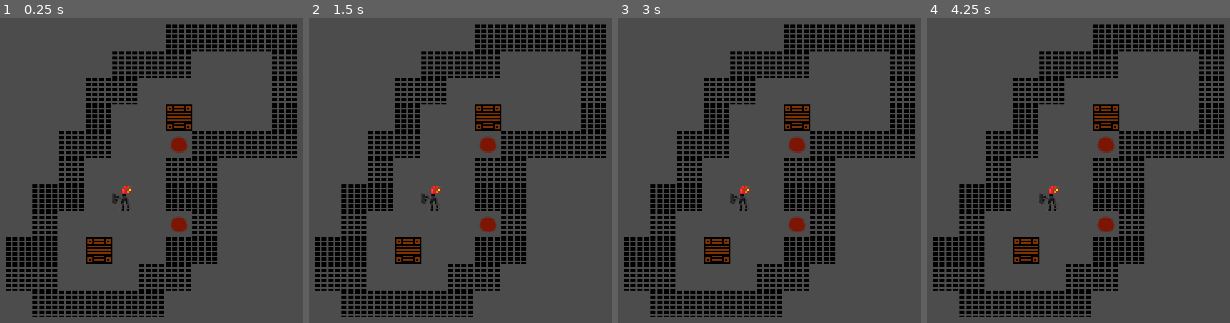
Above: before the commit, frames 1-4 (left to right).
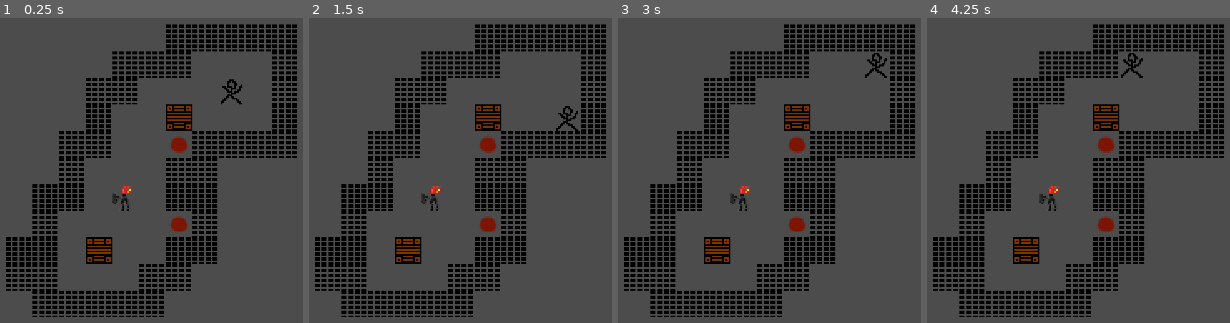
Above: after the commit, the same moments.

Repository: PPP-Club/BoxSchieben
Game: Godot game, scene res://scenen/Level.tscn
Same seed, same stepped clock (60 frames per second), same inputs: the game is played once before the commit and once after it.
Inputs:
- Up to frame 1 (0.25 s): no input
- Up to frame 2 (1.5 s): tap Enter at 0.5 s; hold Right 0.53-1.28 s; tap Space at 1.25 s; hold Down from 1.28 s (still down)
- Up to frame 3 (3 s): tap Enter at 2 s; release Down at 2.03 s; hold Right 2.03-2.78 s; tap Space at 2.75 s; hold Up from 2.78 s (still down)
- Up to frame 4 (4.25 s): tap Enter at 3.5 s; release Up at 3.53 s; hold Left from 3.53 s (still down)

The runs differ from the first frame. In frame 1, 0.2% of the frame differs, in the area x 72-80%, y 20-29%; in frame 2, 0.2%; in frame 3, 0.2%; in frame 4, 0.2%, in the area x 64-72%, y 11-20%.

Commit message:
added local multiplayer (fire = wasd; normal = arrow keys)

Diff:
--- a/scenen/Level.tscn
+++ b/scenen/Level.tscn
@@ -11,4 +11,4 @@
 tile_set = ExtResource( 1 )
 cell_size = Vector2( 16, 16 )
 format = 1
-tile_data = PoolIntArray( 65545, 3, 0, 65546, 3, 0, 65547, 3 …(79 unchanged characters)… , 3, 0, 196614, 3, 0, 196615, 3, 0, 196621, 3, 0, 262150, 3, 0, 262153, 1, 0, 26 …(460 unchanged characters)…
+tile_data = PoolIntArray( 65545, 3, 0, 65546, 3, 0, 65547, 3 …(79 unchanged characters)… , 3, 0, 196614, 3, 0, 196615, 3, 0, 196619, 0, 0, 196621, 3, 0, 262150, 3, 0, 262153, 1, 0, 26 …(460 unchanged characters)…
--- a/scenen/Spieler.tscn
+++ /dev/null
@@ -1,8 +0,0 @@
-[gd_scene load_steps=2 format=2]
-
-[ext_resource path="res://pictures/charakter.png" type="Texture" id=1]
-
-[node name="Sprite" type="Sprite"]
-position = Vector2( 42.8115, 40.433 )
-scale = Vector2( 4.15693, 4.08677 )
-texture = ExtResource( 1 )
--- a/scripts/Player.gd
+++ b/scripts/Player.gd
@@ -1,12 +1,11 @@
 extends Node2D
 
 var tilemap: TileMap
-#const waterChar = 0
-#const fireChar = 1
+const waterChar = 0
+const fireChar = 5
 
 const airChar = -1
 const boxChar = 1
-const playerChar = 5
 const finishChar = 2
 
 var charPos = []
@@ -25,18 +24,34 @@
 	pass
 
 func _input(event):
-	var oldPlayerPos = tilemap.get_used_cells_by_id(playerChar)[0]
+	var oldPlayerPosFire = tilemap.get_used_cells_by_id(fireChar)[0];
+	var oldPlayerPosWater = tilemap.get_used_cells_by_id(waterChar)[0];
 	var newPlayerPos = []
 
 	if Input.is_key_pressed(KEY_W):
-		newPlayerPos = [oldPlayerPos[0], oldPlayerPos[1] - 1]
+		newPlayerPos = [oldPlayerPosFire[0], oldPlayerPosFire[1] - 1, fireChar]
 	elif Input.is_key_pressed(KEY_S):
-		newPlayerPos = [oldPlayerPos[0], oldPlayerPos[1] + 1]
+		newPlayerPos = [oldPlayerPosFire[0], oldPlayerPosFire[1] + 1, fireChar]
 	elif Input.is_key_pressed(KEY_A):
-		newPlayerPos = [oldPlayerPos[0] - 1, oldPlayerPos[1]]
+		newPlayerPos = [oldPlayerPosFire[0] - 1, oldPlayerPosFire[1], fireChar]
 	elif Input.is_key_pressed(KEY_D):
-		newPlayerPos = [oldPlayerPos[0] + 1, oldPlayerPos[1]]
+		newPlayerPos = [oldPlayerPosFire[0] + 1, oldPlayerPosFire[1], fireChar]
+
+	elif Input.is_key_pressed(KEY_UP):
+		newPlayerPos = [oldPlayerPosWater[0], oldPlayerPosWater[1] - 1, waterChar]
+	elif Input.is_key_pressed(KEY_DOWN):
+		newPlayerPos = [oldPlayerPosWater[0], oldPlayerPosWater[1] + 1, waterChar]
+	elif Input.is_key_pressed(KEY_LEFT):
+		newPlayerPos = [oldPlayerPosWater[0] - 1, oldPlayerPosWater[1], waterChar]
+	elif Input.is_key_pressed(KEY_RIGHT):
+		newPlayerPos = [oldPlayerPosWater[0] + 1, oldPlayerPosWater[1], waterChar]
 
 	if newPlayerPos.size() != 0 && tilemap.get_cell(newPlayerPos[0], newPlayerPos[1]) == airChar:
-		tilemap.set_cell(newPlayerPos[0], newPlayerPos[1], playerChar)
-		tilemap.set_cell(oldPlayerPos[0], oldPlayerPos[1], airChar)
+		tilemap.set_cell(newPlayerPos[0], newPlayerPos[1], newPlayerPos[2])
+
+		if newPlayerPos[2] == fireChar:
+			tilemap.set_cell(oldPlayerPosFire[0], oldPlayerPosFire[1], airChar)
+		elif newPlayerPos[2] == waterChar:
+			tilemap.set_cell(oldPlayerPosWater[0], oldPlayerPosWater[1], airChar)
+		else:
+			print("ERROR: Couldn't remove old Player")
